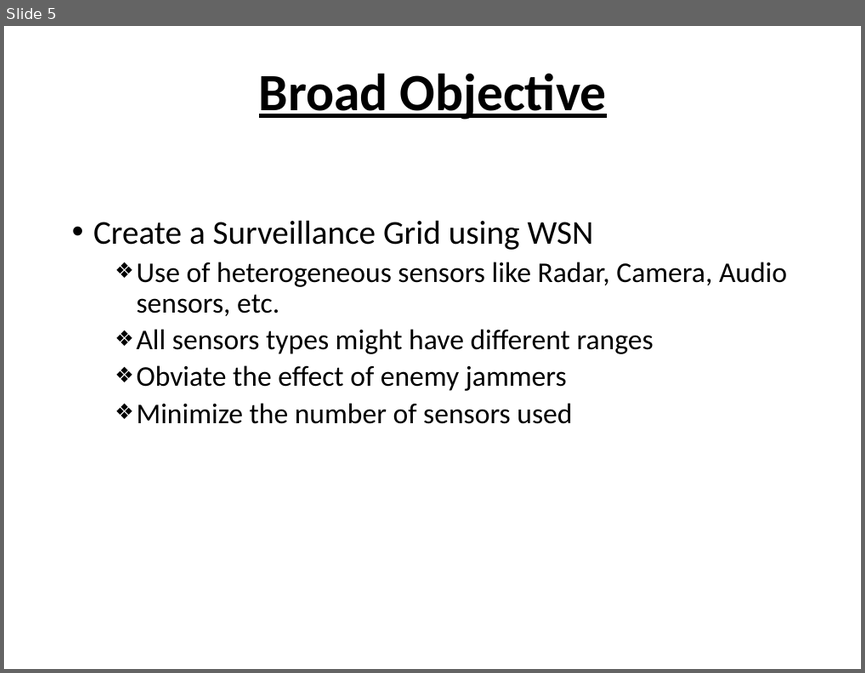
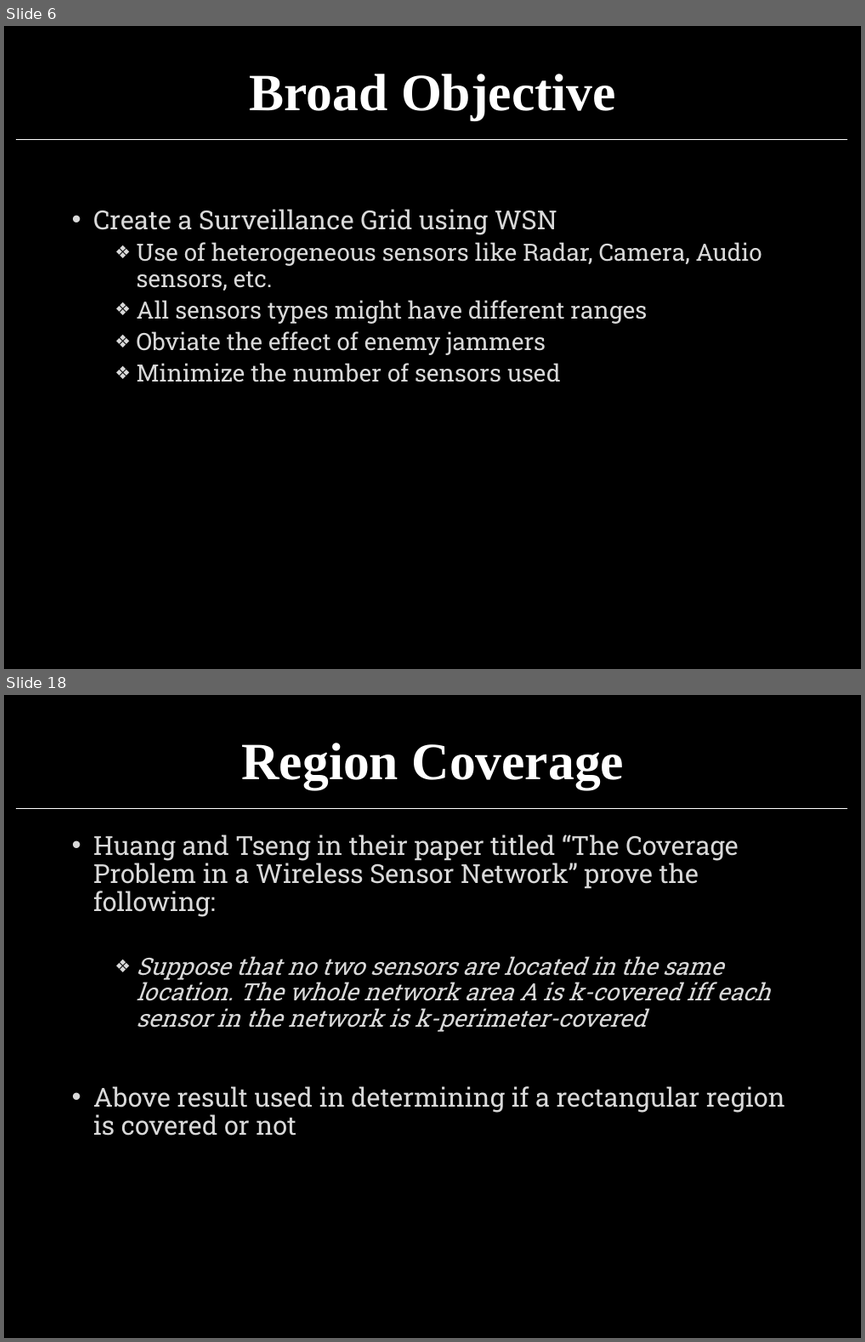
Before and after one commit to j4yd33p/MTP, a slide deck: MTP/Thesis/JBR_PPT.pptx. Shown one above the other, each under a label of ours: slide 5 before the commit, slides 6 and 18 after it; the slides between them are not shown. The pictures are 865x673 and 865x1342 pixels, drawn with LibreOffice and Linux fonts; fonts in the diff are those of the drawing. Boxes give left, top, right and bottom in pixels: in the first picture for what was removed or moved away, otherwise in the second. Text is boxed around its words. In the diff, an @@ line names an element or a change of style, - is before the commit and + after.

```diff
--- a/MTP/Thesis/JBR_PPT.pptx
+++ b/MTP/Thesis/JBR_PPT.pptx
@@ slide 18 added at (4, 695, 861, 1338), background #000000; not listed: 1 template element that a slide beside it also shows @@
@@ title added at (241, 743, 624, 789), 44 pt, text #FFFFFF, bold @@
+Region Coverage
@@ text added at (93, 834, 785, 1135), 22 pt, text #D9D9D9 @@
+• Huang and Tseng in their paper titled “The Coverage Problem in a Wireless Sensor Network” prove the following:
+  ❖ Suppose that no two sensors are located in the same location. The whole network area A is k-covered iff each sensor in the network is k-perimeter-covered
+• Above result used in determining if a rectangular region is covered or not
@@ what was slide 5 is now slide 6 @@
@@ slide 6 changed as well @@
@@ background #FFFFFF to #000000 @@
@@ title "Broad Objective" at (250, 74, 616, 120): font Calibri to Times New Roman, text colour #000000 to #FFFFFF, underline off @@
@@ line added from (16, 139) to (847, 139), #FFFFFF 0.5 pt @@
@@ text "Create a Surveillance Grid using ..." at (93, 209, 762, 382): size 28 to 22 pt in "Create a Surveillance Grid using WSN"; font Calibri to Roboto Slab, text colour #000000 to #D9D9D9; size 24 to 20 pt in "Use of heterogeneous sensors like Radar, Camera, ...", "All sensors types might have different ranges", "Obviate the effect of enemy jammers", "Minimize the number of sensors used" @@
```
Also in this commit, not shown: 4 other slides changed, 13 other slides added, 8 other files.
